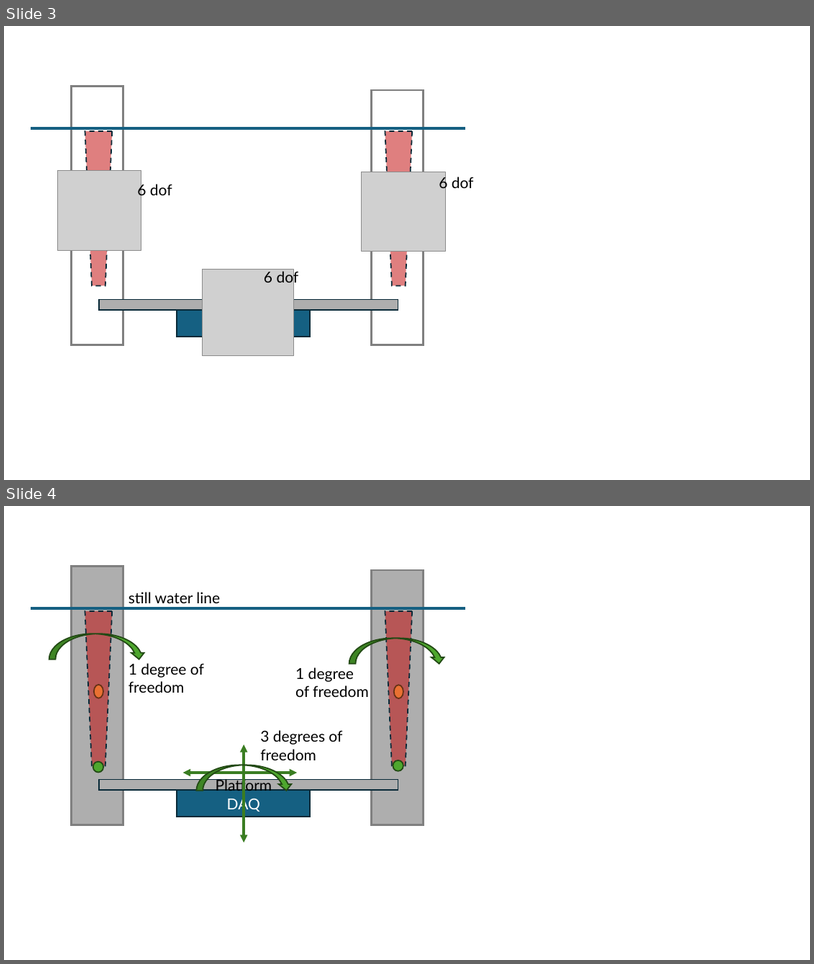
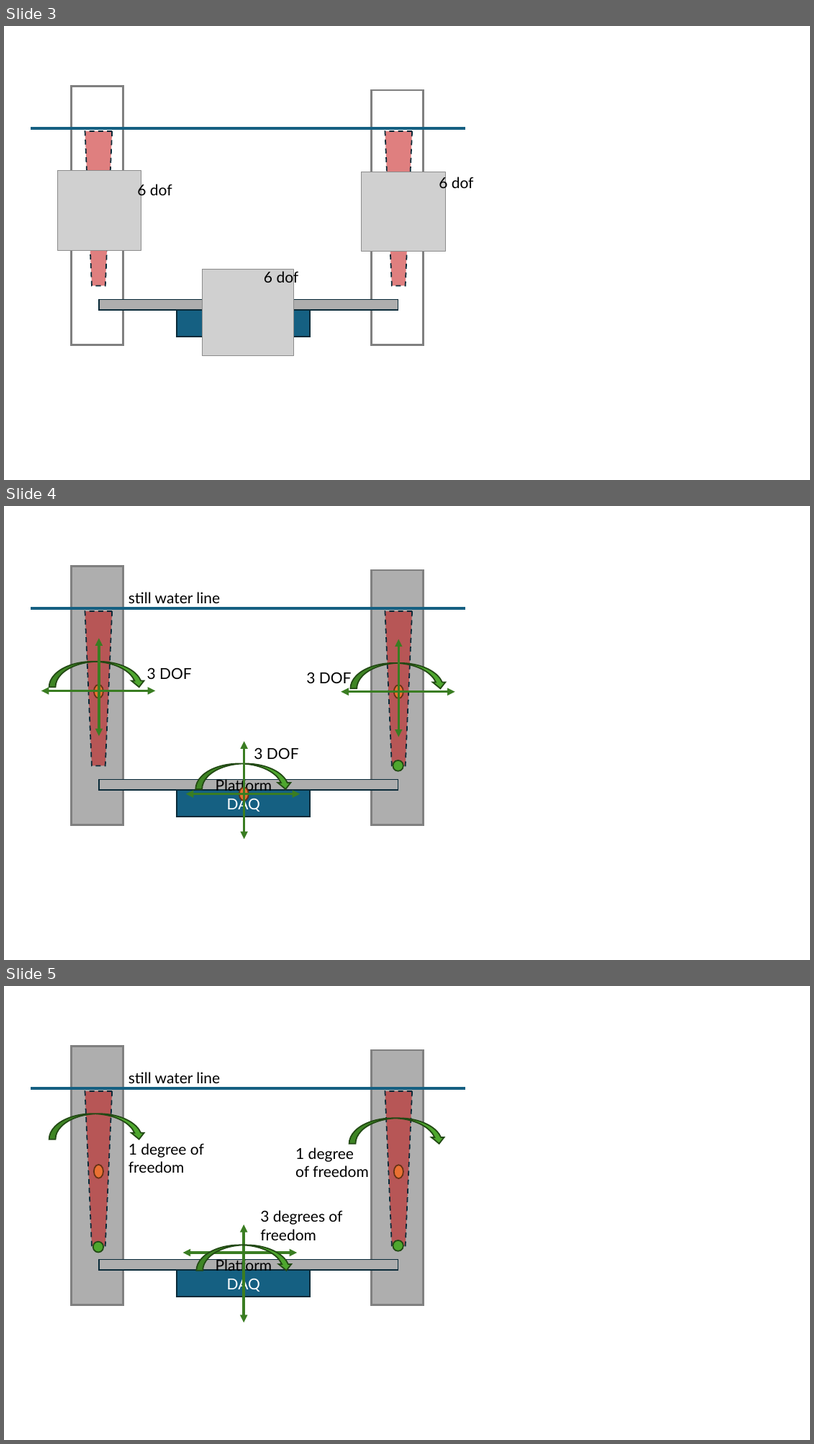
Before and after one commit to jtgrasb/WecOptTool, a slide deck: examples/FOSWEC_M4E/FOSWEC_BEM_Dimensions.pptx. Shown one above the other, each under a label of ours: slides 3 and 4 before the commit, slides 3, 4 and 5 after it. The pictures are 814x964 and 814x1444 pixels, drawn with LibreOffice and Linux fonts; fonts in the diff are those of the drawing; grey boxes stand for pictures. Boxes give left, top, right and bottom in pixels: in the first picture for what was removed or moved away, otherwise in the second. Text is boxed around its words. In the diff, an @@ line names an element or a change of style, - is before the commit and + after.

Commit message:
Update dimensions ppt

```diff
--- a/examples/FOSWEC_M4E/FOSWEC_BEM_Dimensions.pptx
+++ b/examples/FOSWEC_M4E/FOSWEC_BEM_Dimensions.pptx
@@ slide 4 added at <box>4,506,810,960</box>, background #FFFFFF @@
@@ group added at <box>31,566,466,839</box>: 6 double arrows, 5 texts, 4 rectangles, 4 ellipses, 3 curved down arrows, 2 trapezoids, 1 line @@
+DAQ
+3 DOF
+3 DOF
+3 DOF
+Platform
+still water line
@@ what was slide 4 is now slide 5 @@
```
